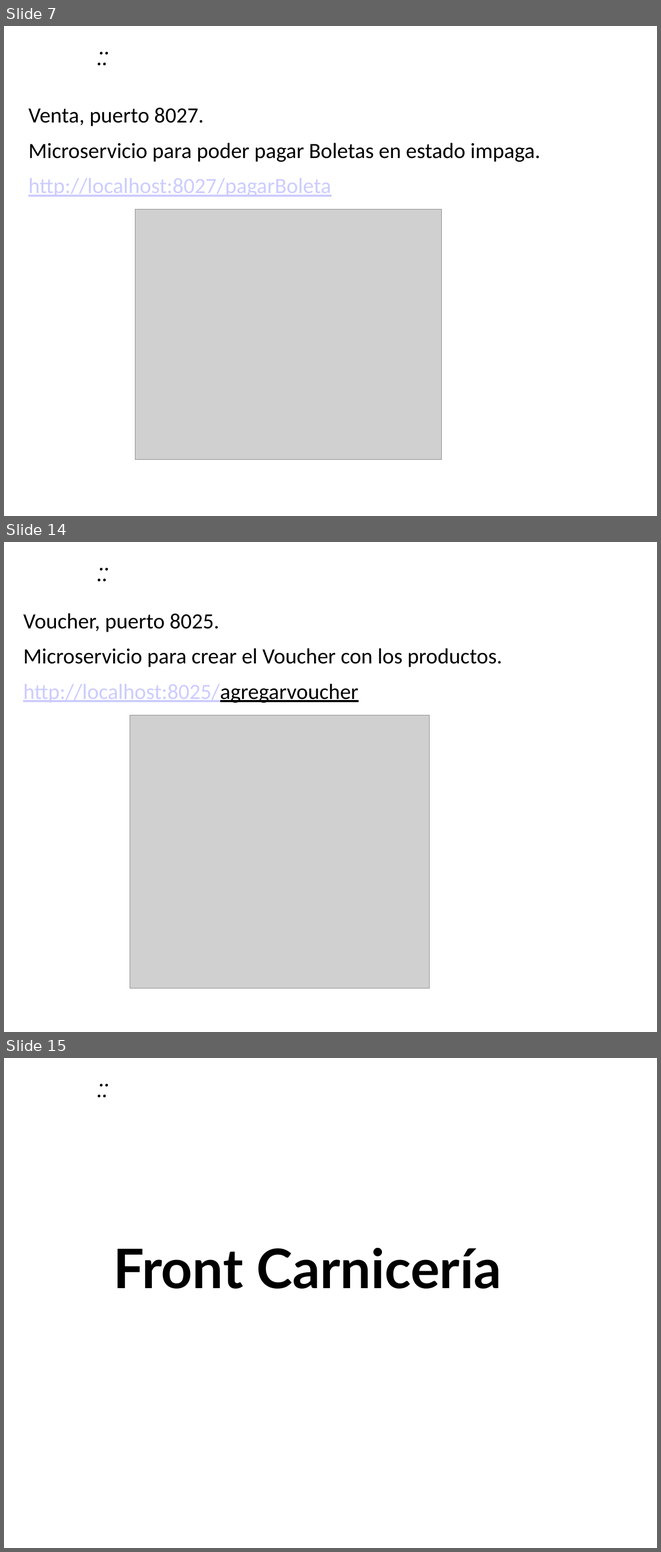
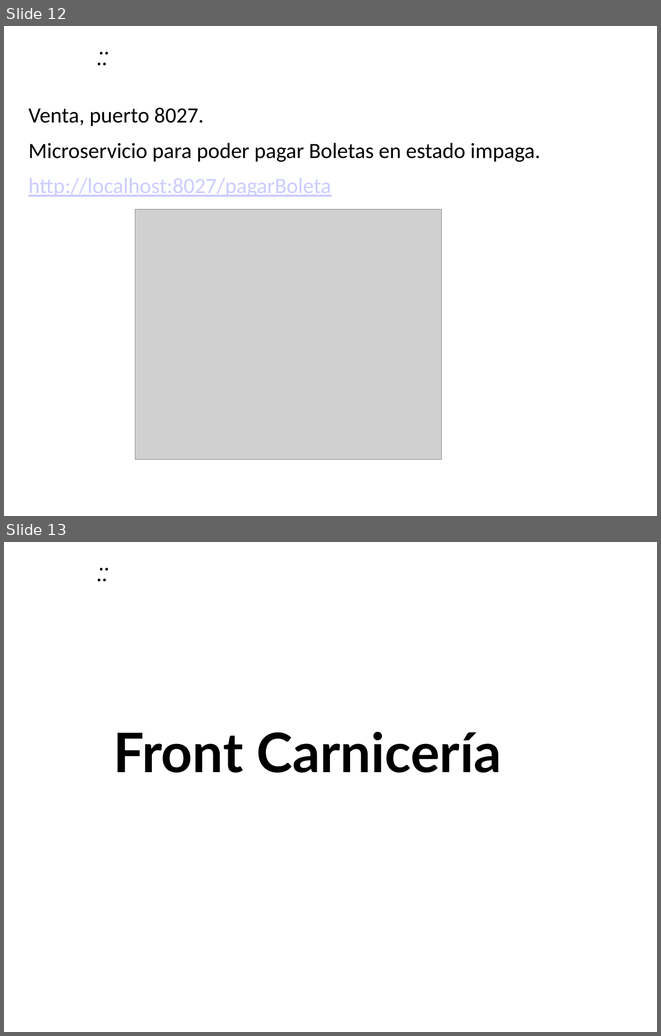
Before and after one commit to ManuelMarinRodriguez/TiaCarmen, a slide deck: Scripts y Documentación/Presentación Producto.pptx. Shown one above the other, each under a label of ours: slides 7, 14 and 15 before the commit, slides 12 and 13 after it; the slides between them are not shown. The pictures are 661x1552 and 661x1036 pixels, drawn with LibreOffice and Linux fonts; fonts in the diff are those of the drawing; grey boxes stand for pictures; background and template pictures are left out. Boxes give left, top, right and bottom in pixels: in the first picture for what was removed or moved away, otherwise in the second. Text is boxed around its words. In the diff, an @@ line names an element or a change of style, - is before the commit and + after.

```diff
--- a/Scripts y Documentación/Presentación Producto.pptx
+++ b/Scripts y Documentación/Presentación Producto.pptx
@@ slide 14 removed at [4, 542, 657, 1032], background picture (left out); not listed: 1 template element that a slide beside it also shows @@
@@ text removed at [23, 613, 502, 703] @@
-Voucher, puerto 8025.
-Microservicio para crear el Voucher con los productos.
-http://localhost:8025/agregarvoucher
@@ picture removed at [130, 715, 429, 989] @@
@@ what was slide 7 is now slide 12 @@
@@ what was slide 15 is now slide 13 @@
```
Also in this commit, not shown: 1 slide changed, 6 slides added, 6 other slides removed.
